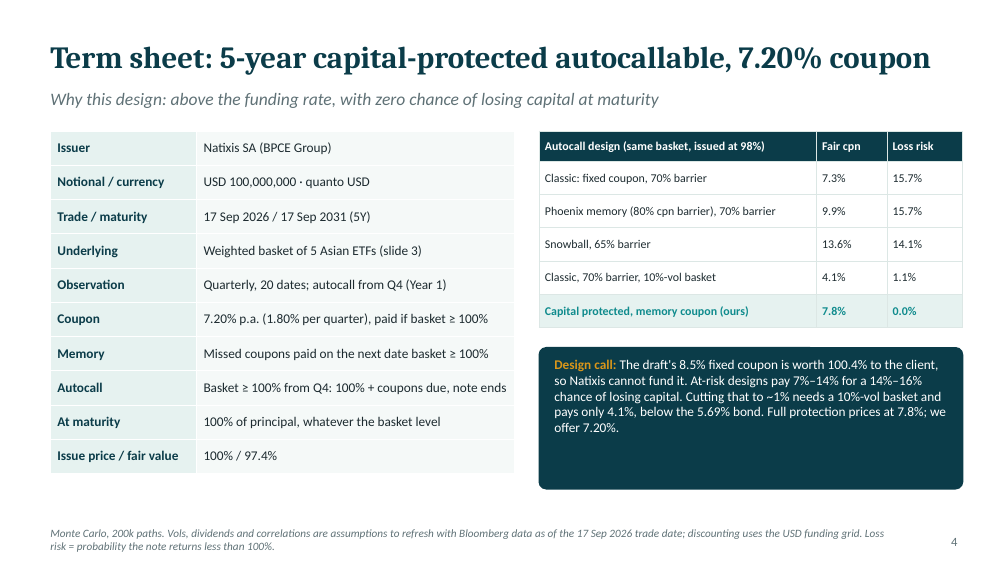
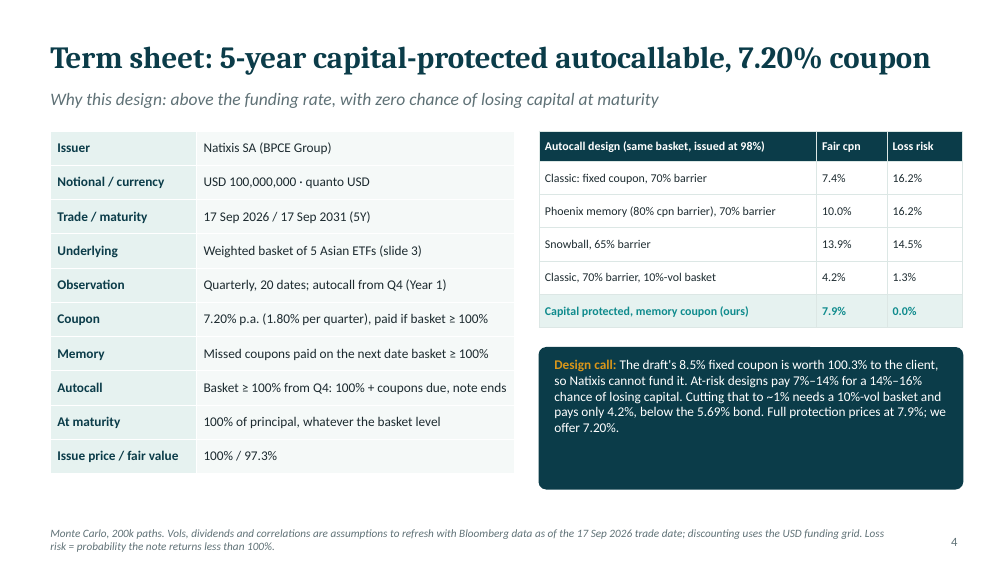
Before and after one commit to benjaminlhl/natixis-case-comp, a slide deck: slide 7 of deck/Asian-Digital-Autocallable-Note.pptx. Drawn at 1008x567 pixels with LibreOffice and Linux fonts; fonts in the diff are those of the drawing. Boxes give left, top, right and bottom in pixels: in the first picture for what was removed or moved away, otherwise in the second. Text is boxed around its words. In the diff, an @@ line names an element or a change of style, - is before the commit and + after.

```diff
--- a/deck/Asian-Digital-Autocallable-Note.pptx
+++ b/deck/Asian-Digital-Autocallable-Note.pptx
@@ table at <box>50,131,514,466</box> @@
-row 10, column 2: 100% / 97.4%
+row 10, column 2: 100% / 97.3%
@@ table at <box>539,131,963,321</box> @@
-row 2, column 2: 7.3%
+row 2, column 2: 7.4%
-row 2, column 3: 15.7%
+row 2, column 3: 16.2%
-row 3, column 2: 9.9%
+row 3, column 2: 10.0%
-row 3, column 3: 15.7%
+row 3, column 3: 16.2%
-row 4, column 2: 13.6%
+row 4, column 2: 13.9%
-row 4, column 3: 14.1%
+row 4, column 3: 14.5%
-row 5, column 2: 4.1%
+row 5, column 2: 4.2%
-row 5, column 3: 1.1%
+row 5, column 3: 1.3%
-row 6, column 2: 7.8%
+row 6, column 2: 7.9%
@@ text at <box>554,359,946,432</box>: text changed @@
-Design call: The draft's 8.5% fixed coupon is worth 100.4% to the client, so Natixis cannot fund it. At-risk designs pay 7%–14% for a 14%–16% chance of losing capital. Cutting that to ~1% needs a 10%-vol basket and pays only 4.1%, below the 5.69% bond. Full protection prices at 7.8%; we offer 7.20%.
+Design call: The draft's 8.5% fixed coupon is worth 100.3% to the client, so Natixis cannot fund it. At-risk designs pay 7%–14% for a 14%–16% chance of losing capital. Cutting that to ~1% needs a 10%-vol basket and pays only 4.2%, below the 5.69% bond. Full protection prices at 7.9%; we offer 7.20%.
```
Also in this commit, not shown: 9 other slides changed, 10 other files.
